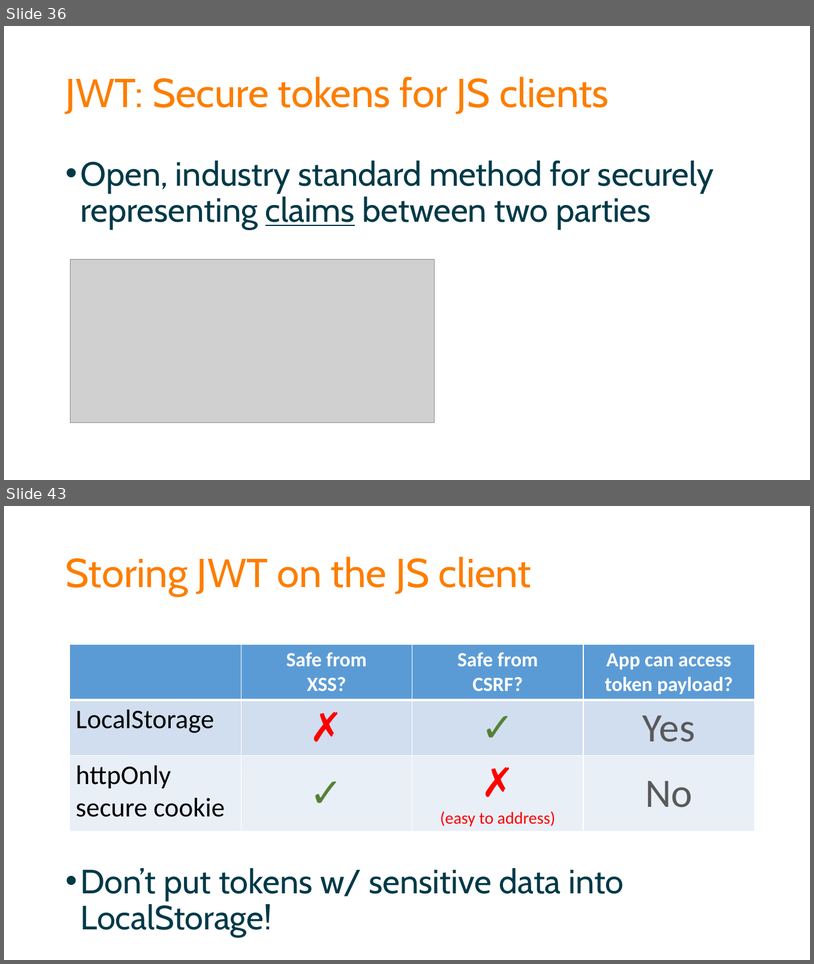
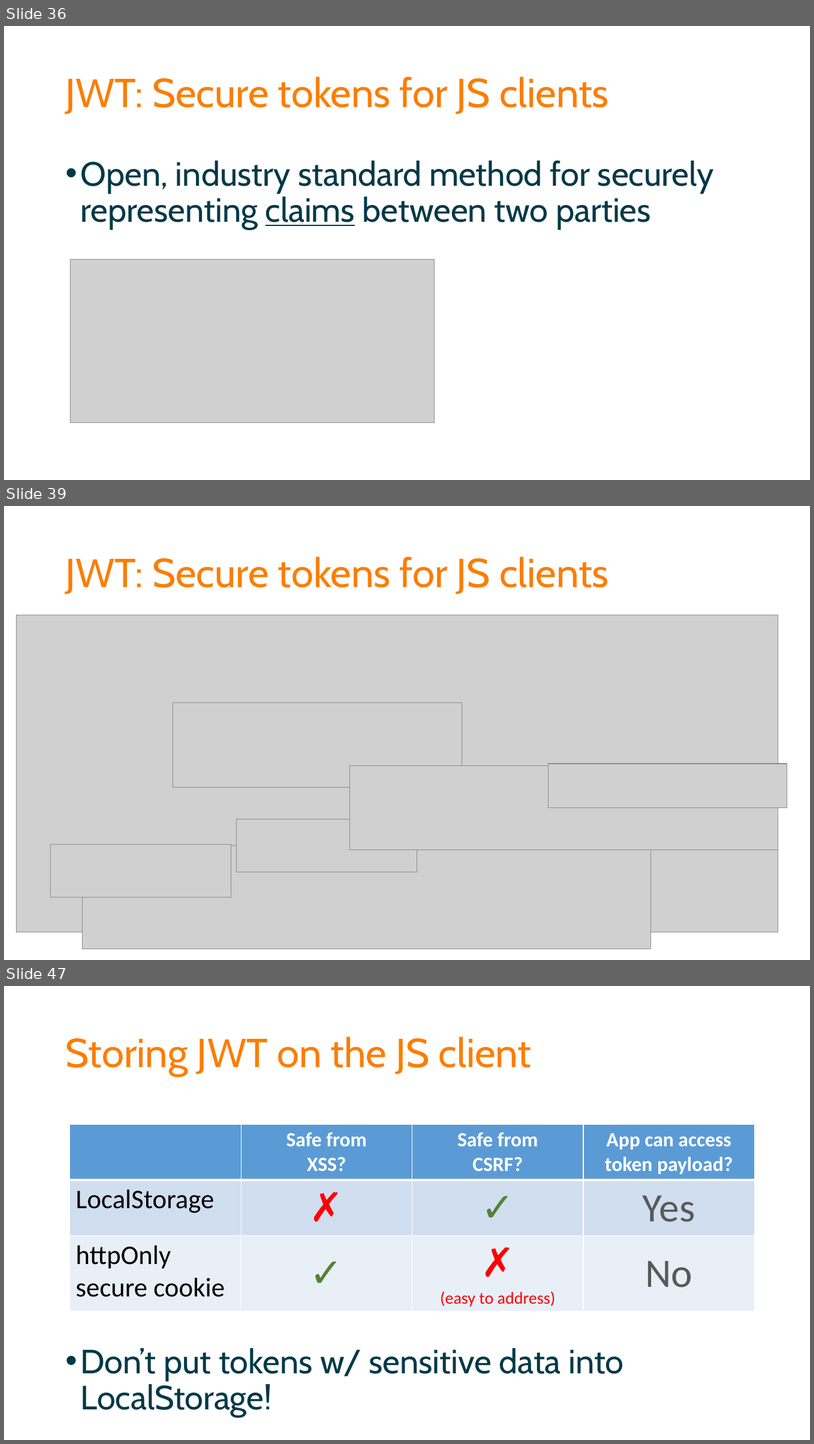
Before and after one commit to spetryjohnson/Securing-Your-API-Endpoints, a slide deck: Securing Your API Endpoints.pptx. Shown one above the other, each under a label of ours: slides 36 and 43 before the commit, slides 36, 39 and 47 after it; the slides between them are not shown. The pictures are 814x964 and 814x1444 pixels, drawn with LibreOffice and Linux fonts; fonts in the diff are those of the drawing; grey boxes stand for pictures. Boxes give left, top, right and bottom in pixels: in the first picture for what was removed or moved away, otherwise in the second. Text is boxed around its words. In the diff, an @@ line names an element or a change of style, - is before the commit and + after.

```diff
--- a/Securing Your API Endpoints.pptx
+++ b/Securing Your API Endpoints.pptx
@@ slide 39 added at <box>4,506,810,960</box>, background #FFFFFF @@
@@ title added at <box>65,556,609,594</box>, 48 pt, text #FD7D00 @@
+JWT: Secure tokens for JS clients
@@ picture added at <box>17,615,779,932</box> @@
@@ picture added at <box>173,703,462,787</box> @@
@@ picture added at <box>350,766,779,850</box> @@
@@ picture added at <box>548,764,788,808</box> @@
@@ picture added at <box>236,819,417,872</box> @@
@@ picture added at <box>51,844,231,897</box> @@
@@ picture added at <box>82,846,651,948</box> @@
@@ what was slide 43 is now slide 47 @@
```
Also in this commit, not shown: 6 slides changed, 3 other slides added, 3 other files.
